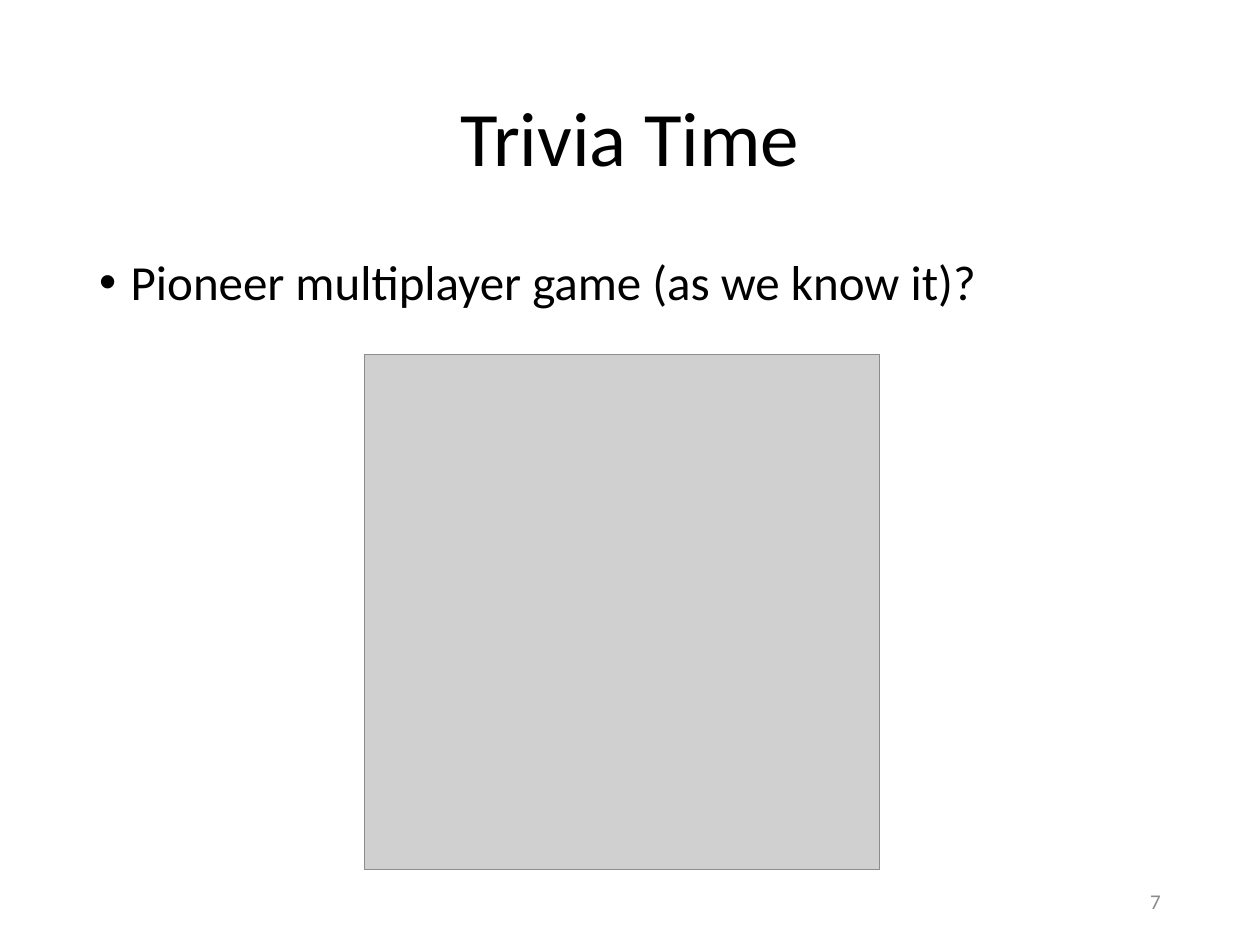
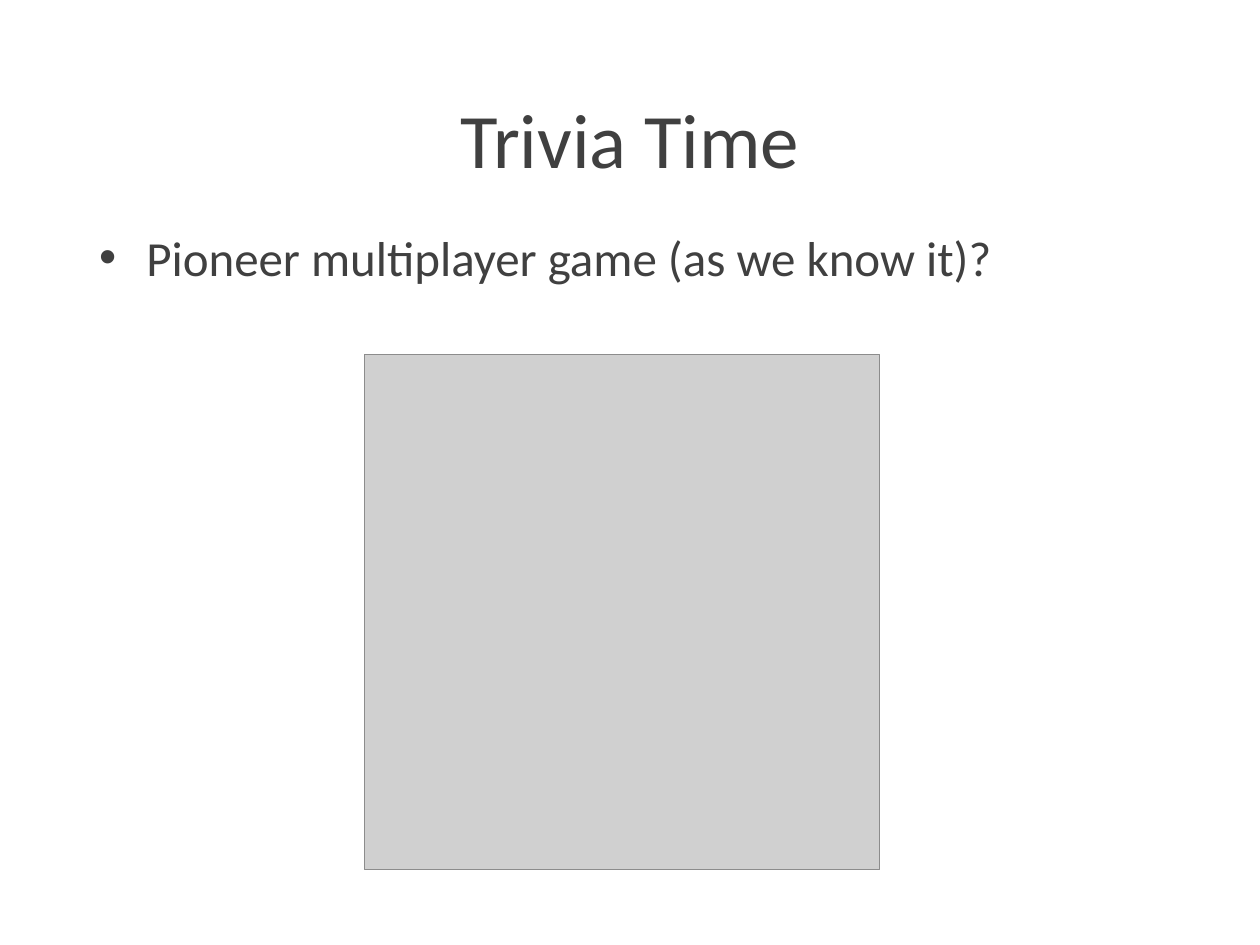
Before and after one commit to Lotti/codemotion2015, a slide deck: slide 7 of slides/slides.pptx. Drawn at 1260x945 pixels with LibreOffice and Linux fonts; fonts in the diff are those of the drawing; grey boxes stand for pictures; background and template pictures are left out. Boxes give left, top, right and bottom in pixels: in the first picture for what was removed or moved away, otherwise in the second. Text is boxed around its words. In the diff, an @@ line names an element or a change of style, - is before the commit and + after.

```diff
--- a/slides/slides.pptx
+++ b/slides/slides.pptx
@@ title "Trivia Time" at [460, 115, 799, 169]: text colour #000000 to #404040; line spacing 0.9 to 1; vertical alignment middle to top @@
@@ text "Pioneer multiplayer game (as we ...": place and size @@
-text "Pioneer multiplayer game (as we ..." at [131, 264, 976, 309]
+text "Pioneer multiplayer game (as we ..." at [146, 240, 991, 285]
@@ text "Pioneer multiplayer game (as we ..." at [146, 240, 991, 285]: text colour #000000 to #404040; indent changed; line spacing 0.9 to 1; less space between paragraphs @@
@@ page number removed at [1150, 895, 1161, 909] @@
-7
```
Also in this commit, not shown: 12 other slides changed, 1 slide added, 19 slides removed, 11 other files.
